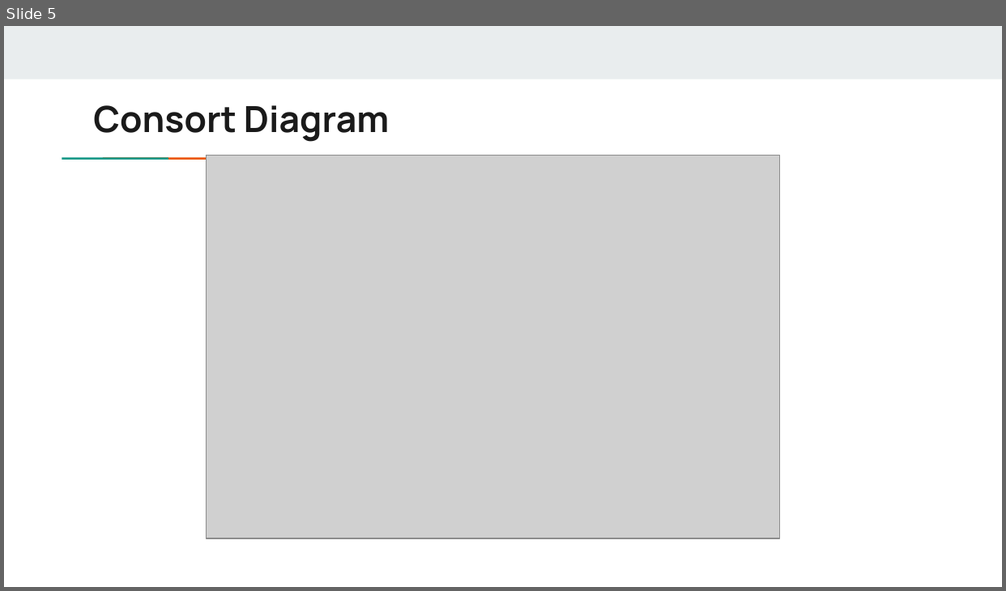
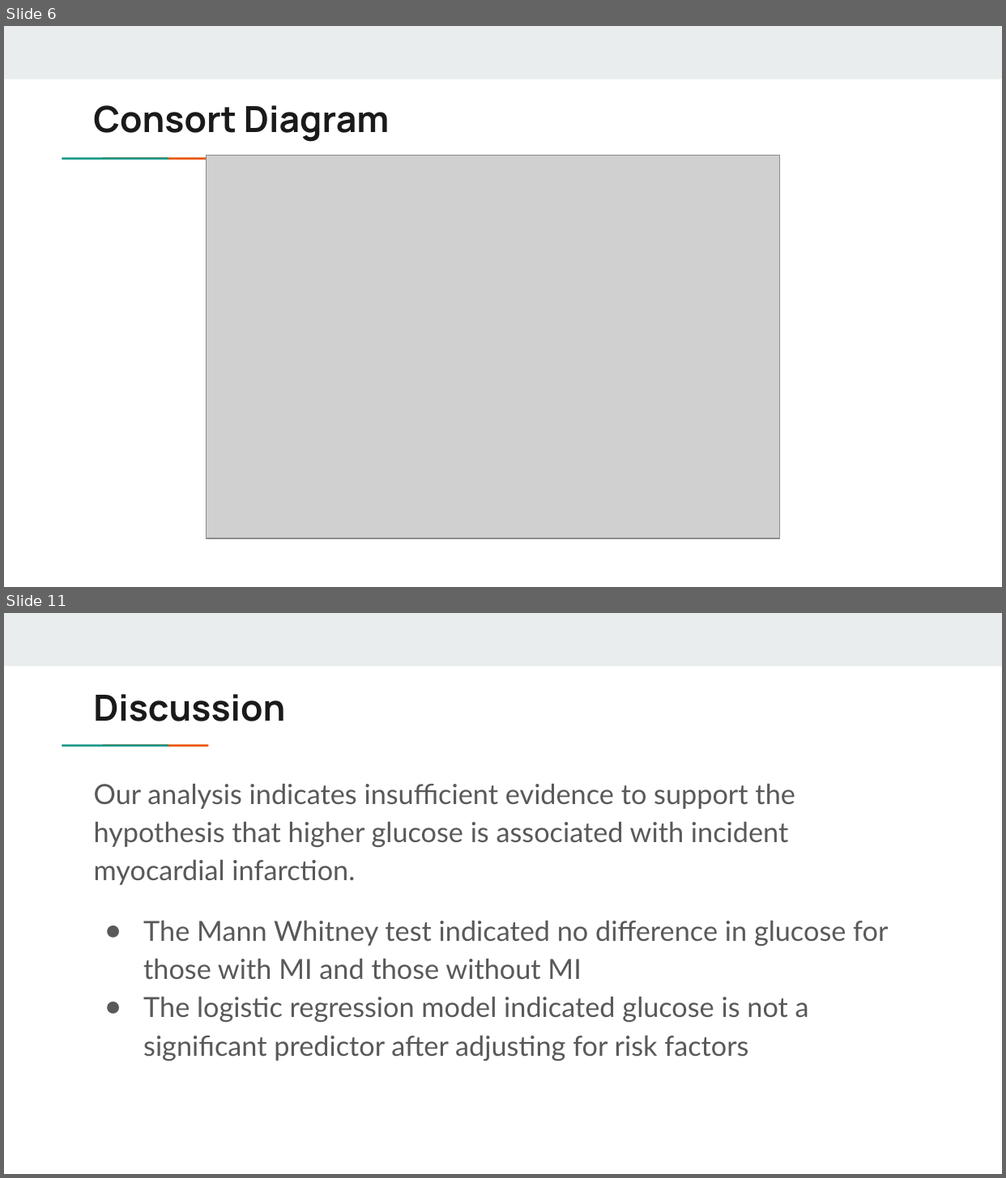
Before and after one commit to zrfrere/706_Glucose_vs_MI, a slide deck: Project 5_powerpoint.pptx. Shown one above the other, each under a label of ours: slide 5 before the commit, slides 6 and 11 after it; the slides between them are not shown. The pictures are 1006x591 and 1006x1178 pixels, drawn with LibreOffice and Linux fonts; fonts in the diff are those of the drawing; grey boxes stand for pictures. Boxes give left, top, right and bottom in pixels: in the first picture for what was removed or moved away, otherwise in the second. Text is boxed around its words. In the diff, an @@ line names an element or a change of style, - is before the commit and + after.

```diff
--- a/Project 5_powerpoint.pptx
+++ b/Project 5_powerpoint.pptx
@@ slide 11 added at (4, 613, 1002, 1174), background #FFFFFF; not listed: 3 template elements that a slide beside it also shows @@
@@ title added at (93, 694, 285, 722), 26 pt, text #1A1A1A, bold @@
+Discussion
@@ text added at (94, 784, 888, 1061), 20 pt, text #595959 @@
+Our analysis indicates insufficient evidence to support the hypothesis that higher glucose is associated with incident myocardial infarction.
+● The Mann Whitney test indicated no difference in glucose for those with MI and those without MI
+● The logistic regression model indicated glucose is not a significant predictor after adjusting for risk factors
@@ what was slide 5 is now slide 6 @@
```
Also in this commit, not shown: 5 slides changed, 3 other slides added, 1 slide removed.
